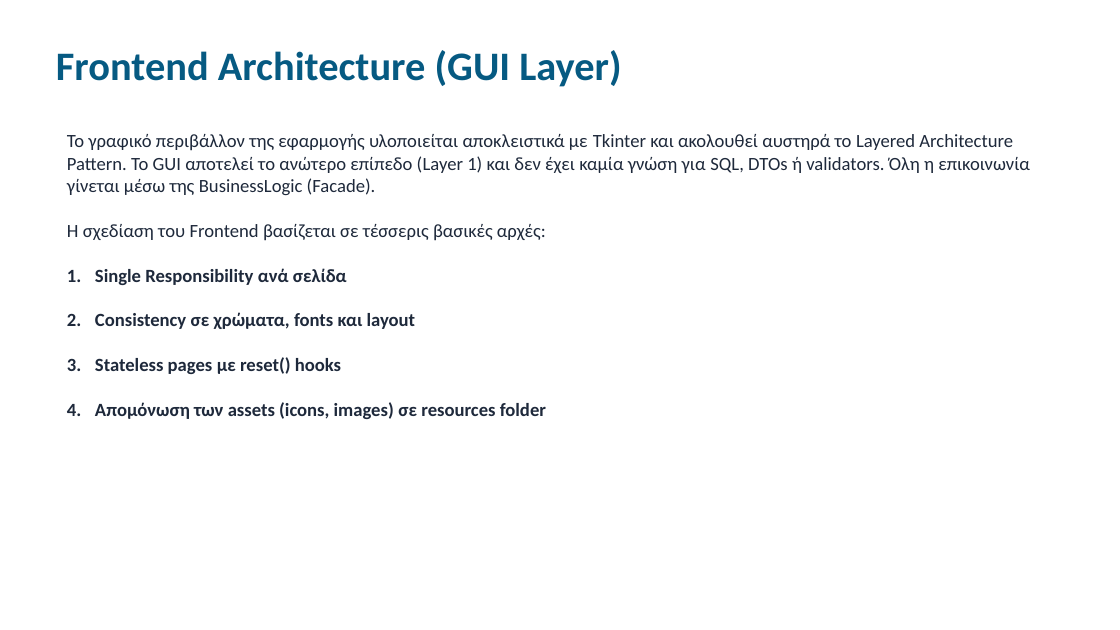
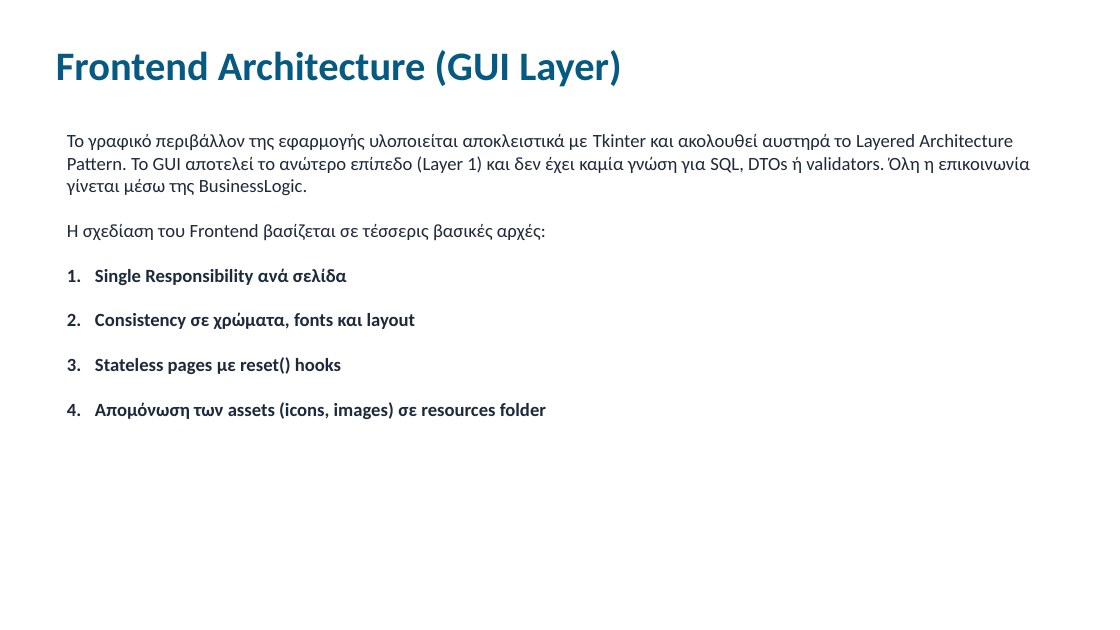
Before and after one commit to JohnNtirintis/EAP-Python-SQLLite-Demo, a slide deck: slide 10 of presentation/presentation.pptx. Drawn at 1120x630 pixels with LibreOffice and Linux fonts; fonts in the diff are those of the drawing. Boxes give left, top, right and bottom in pixels: in the first picture for what was removed or moved away, otherwise in the second. Text is boxed around its words. In the diff, an @@ line names an element or a change of style, - is before the commit and + after.

```diff
--- a/presentation/presentation.pptx
+++ b/presentation/presentation.pptx
@@ text at (x1=67, y1=134, x2=1030, y2=195): text changed @@
-Το γραφικό περιβάλλον της εφαρμογής υλοποιείται αποκλειστικά με Tkinter και ακολουθεί αυστηρά το Layered Architecture Pattern. Το GUI αποτελεί το ανώτερο επίπεδο (Layer 1) και δεν έχει καμία γνώση για SQL, DTOs ή validators. Όλη η επικοινωνία γίνεται μέσω της BusinessLogic (Facade).
+Το γραφικό περιβάλλον της εφαρμογής υλοποιείται αποκλειστικά με Tkinter και ακολουθεί αυστηρά το Layered Architecture Pattern. Το GUI αποτελεί το ανώτερο επίπεδο (Layer 1) και δεν έχει καμία γνώση για SQL, DTOs ή validators. Όλη η επικοινωνία γίνεται μέσω της BusinessLogic.
```
Also in this commit, not shown: 8 other slides changed, 2 other files.
